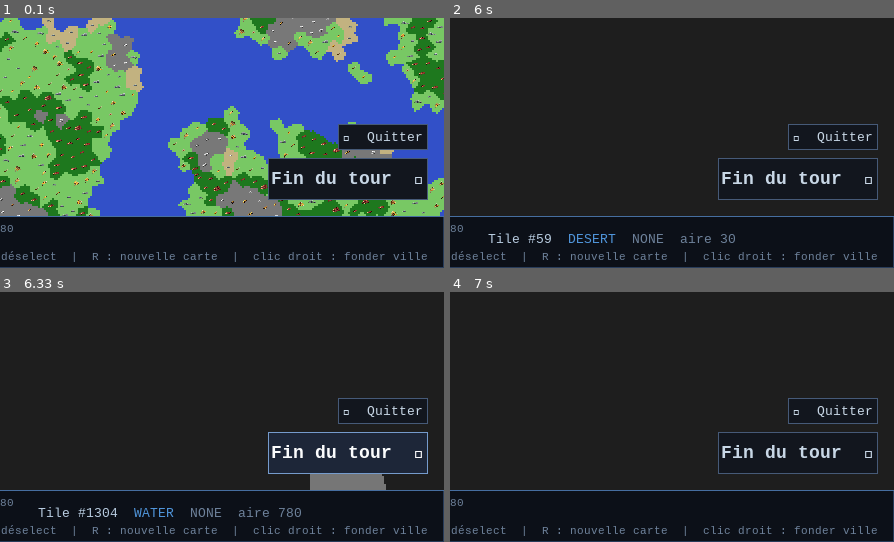
Above: before the commit, frames 1-4 (two rows, left to right).
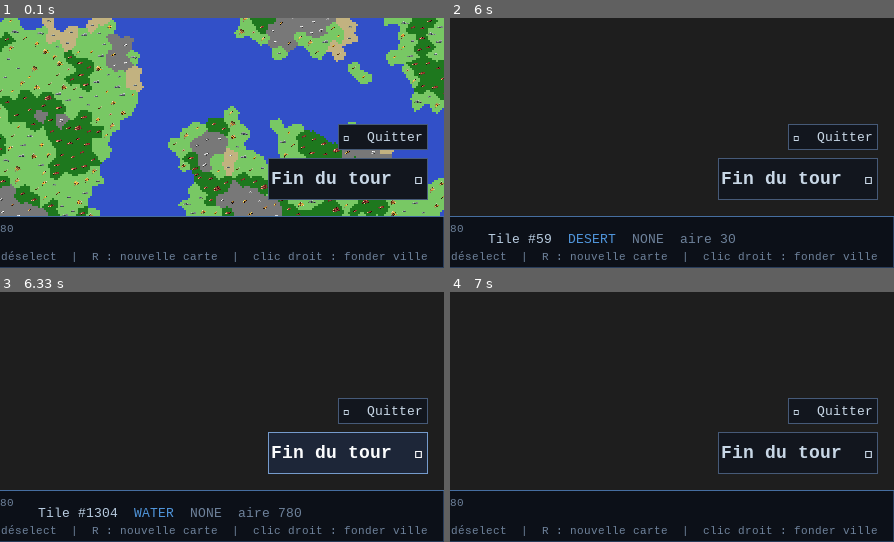
Above: after the commit, the same moments.

Repository: capdevillex/proj_info
Game: pygame game, started from run_project.py
The game is run twice, just before and just after one commit, with the same random seed, the same clock (stepped at 60 frames per second) and the same inputs.
Inputs:
- Up to frame 1 (0.1 s): no input
- Up to frame 2 (6 s): hold D 0.33-0.8 s; hold D 0.83-1.3 s; hold S 1.33-1.63 s; click "NONE" at 2.38 s; click "Placer unité (allié)" at 2.72 s; click "Placer unité (ennemi)" at 3.05 s; tap Space at 3.33, 5.33 s; click "Placer unité (allié)" at 3.72 s; click "Use FoW" at 4.05 s; click "NONE" at 4.38 s; click "Placer unité (ennemi)" at 4.72 s; click "Use TI" at 5.05 s; click "Use FoW" at 5.72 s
- Up to frame 3 (6.33 s): click "Fin du tour ▶" at 6.05 s
- Up to frame 4 (7 s): click "NONE" at 6.38 s
The pictures show only the part of the screen within x 50-100%, y 50-100%; the shares and areas given below are measured in that part.

Frames 1-2 are identical in both runs. In frame 3, 1.1% of the frame differs, in the area x 69-87%, y 72-80%; in frame 4, nothing differs.

Commit message:
Fix Terra Incognita rendering
Co-authored-by: Copilot <copilot@github.com>

Diff:
--- a/ui/renderer.py
+++ b/ui/renderer.py
@@ -228,6 +228,9 @@
                 if tile_id not in game_map.tiles:
                     continue
 
+                if game_state.use_ti and not (game_state.discovered & (1 << tile_id)):
+                    continue
+
                 tile = game_map.tiles[tile_id]
 
                 # Dessiner chaque cellule de la tuile avec la teinte
@@ -255,6 +258,9 @@
             # Parcourir toutes les cellules de toutes les tuiles de la ville
             for tile_id in city_tile_ids:
                 if tile_id not in game_map.tiles:
+                    continue
+
+                if game_state.use_ti and not (game_state.discovered & (1 << tile_id)):
                     continue
 
                 tile = game_map.tiles[tile_id]
@@ -329,8 +335,9 @@
 
         return surface
 
-    def build_border_sf(self, game_map, tile_size):
+    def build_border_sf(self, game_state, tile_size):
         """Méthode de pré-render, prépare la surface Pygame sur laquelle rendre les frontières des provinces"""
+        game_map = game_state.map
         width_px = game_map.width * tile_size
         height_px = game_map.height * tile_size
 
@@ -340,13 +347,16 @@
 
         for y in range(game_map.height):
             for x in range(game_map.width):
-                tile = game_map.grid[y][x]
+                tile_id = game_map.grid[y][x]
+
+                if game_state.use_ti and not (game_state.discovered & (1 << tile_id)):
+                    continue
 
                 for dx, dy in [(1, 0), (0, 1)]:
                     nx, ny = x + dx, y + dy
 
                     if 0 <= nx < game_map.width and 0 <= ny < game_map.height:
-                        if game_map.grid[ny][nx] != tile:
+                        if game_map.grid[ny][nx] != tile_id:
                             px = x * tile_size
                             py = y * tile_size
 
@@ -368,7 +378,7 @@
                                 )
         return surface
 
-    def build_tile_highlight(self, tile, tile_size):
+    def build_tile_highlight(self, game_state, tile, tile_size):
         """Crée une surface unique pour la mise en évidence d'une tuile spécifique."""
         min_x = min(c[0] for c in tile.cells)
         max_x = max(c[0] for c in tile.cells)
@@ -381,6 +391,9 @@
         surface = pygame.Surface((width, height), pygame.SRCALPHA)
 
         highlight_color = (255, 255, 255, 100)
+
+        if game_state.use_ti and not (game_state.discovered & (1 << tile.id)):
+            return surface, (min_x * tile_size, min_y * tile_size)
 
         for x, y in tile.cells:
             rect = ((x - min_x) * tile_size, (y - min_y) * tile_size, tile_size, tile_size)
@@ -466,7 +479,7 @@
 
     def render(self, screen, game_state, cam, tile_size, hovered_tile, dt):
         self.render_world(screen, game_state.map, game_state, cam, tile_size)
-        self.render_overlay(screen, game_state.map, cam, tile_size, hovered_tile)
+        self.render_overlay(screen, game_state, cam, tile_size, hovered_tile)
         self.render_units(screen, game_state.map, cam, tile_size)
         self.render_cities(screen, game_state, cam, tile_size)
         # self.render_ui(screen, game_state.map, hovered_tile, dt)
@@ -481,7 +494,7 @@
             self.resource_dirty = False
 
         if self.border_sf is None or self.border_dirty:
-            self.border_sf = self.build_border_sf(game_map, tile_size)
+            self.border_sf = self.build_border_sf(game_state, tile_size)
             self.border_dirty = False
 
         # Construire les surfaces de villes si nécessaire
@@ -595,13 +608,13 @@
             )
             screen.blit(scaled_city_border, (offset_x, offset_y))
 
-    def render_overlay(self, screen, game_map, cam, tile_size, hovered_tile):
+    def render_overlay(self, screen, game_state, cam, tile_size, hovered_tile):
         if not hovered_tile:
             return
 
         if hovered_tile.id not in self.tile_highlights:
             self.tile_highlights[hovered_tile.id] = self.build_tile_highlight(
-                hovered_tile, tile_size
+                game_state, hovered_tile, tile_size
             )
 
         highlight_surf, (world_x, world_y) = self.tile_highlights[hovered_tile.id]
